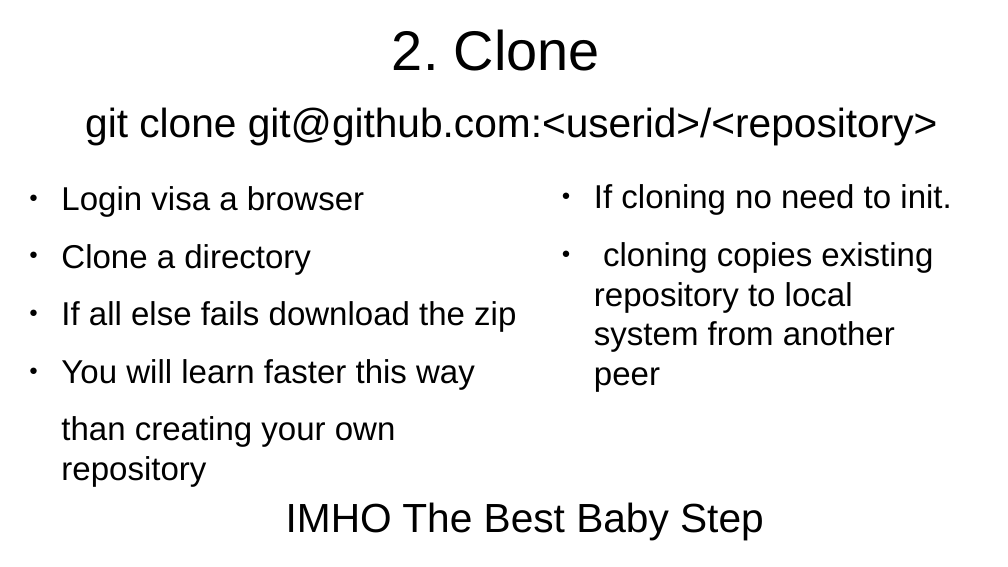
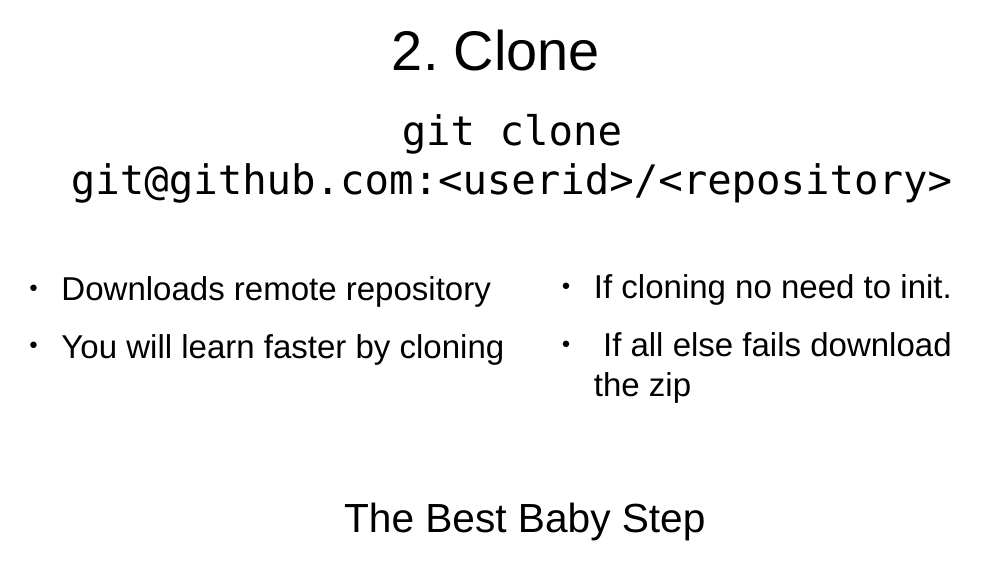
Before and after one commit to flintiii/TenStatementGit, a slide deck: slide 19 of vm_workshop_presentation.odp. Drawn at 1008x567 pixels with LibreOffice and Linux fonts; fonts in the diff are those of the drawing. Boxes give left, top, right and bottom in pixels: in the first picture for what was removed or moved away, otherwise in the second. Text is boxed around its words. In the diff, an @@ line names an element or a change of style, - is before the commit and + after.

```diff
--- a/vm_workshop_presentation.odp
+++ b/vm_workshop_presentation.odp
@@ title "git clone git@github.com:<userid>/<repository>": place and size @@
-title "git clone git@github.com:<userid>/<repository>" at (85, 107, 938, 145)
+title "git clone git@github.com:<userid>/<repository>" at (71, 114, 952, 203)
@@ title "git clone git@github.com:<userid>/<repository>" at (71, 114, 952, 203): font Arial to DejaVu Sans Mono @@
@@ text removed at (61, 186, 516, 486) @@
-● Login visa a browser
-● Clone a directory
-● If all else fails download the zip
-● You will learn faster this way
-than creating your own repository
@@ text "If cloning no need to ...": place and size @@
-text "If cloning no need to ..." at (594, 184, 951, 391)
+text "If cloning no need to ..." at (594, 274, 951, 402)
@@ text added at (61, 276, 505, 364), 26 pt, text #000000 @@
+● Downloads remote repository
+● You will learn faster by cloning
@@ text at (594, 332, 951, 402): text changed @@
-● cloning copies existing repository to local system from another peer
+● If all else fails download the zip
@@ text at (344, 502, 706, 540): text changed @@
-IMHO The Best Baby Step
+The Best Baby Step
```
Also in this commit, not shown: 24 other slides changed, 2 slides added, 1 slide removed.
